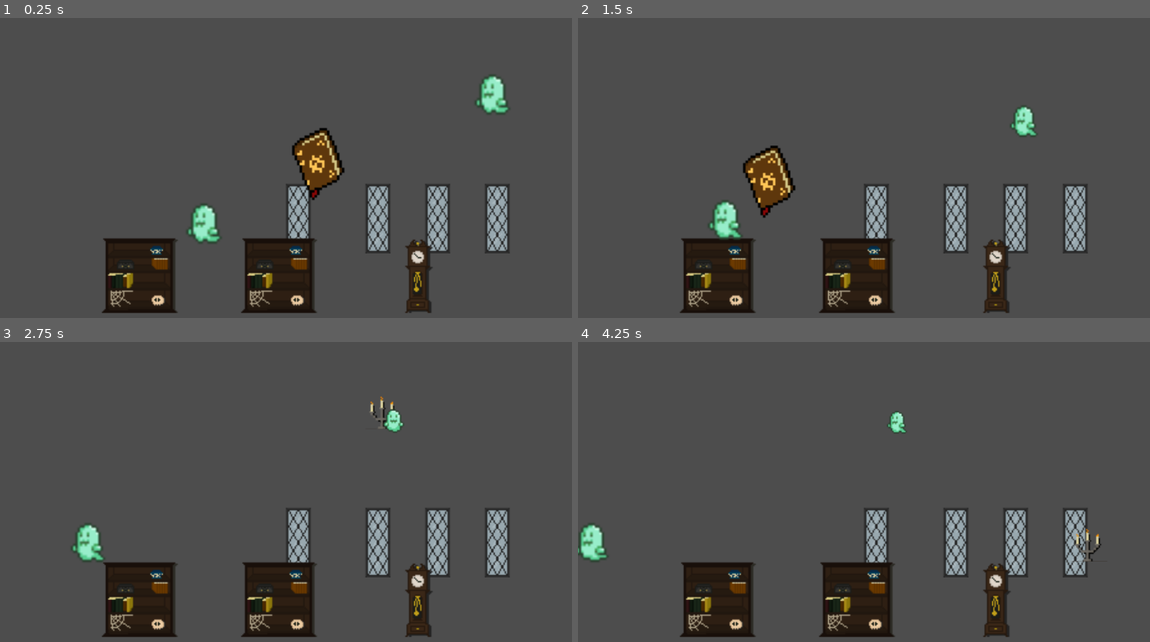
Above: before the commit, frames 1-4 (two rows, left to right).
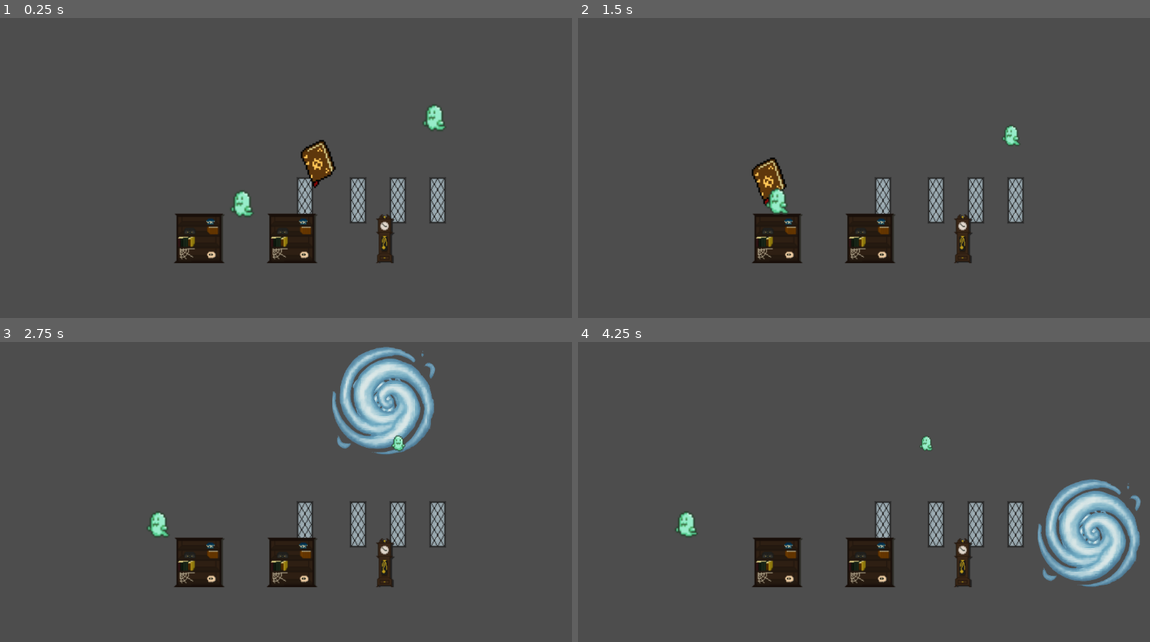
Above: after the commit, the same moments.

Repository: lukakitamura/Who-Turned-Off-the-Lights
Game: Godot game, scene res://Scenes/Level.tscn
Two runs of this game, one before a commit and one after it. Both use one fixed random seed, a clock stepped at 60 frames per second and the inputs below.
Inputs (mouse positions are in pixels of both pictures, inside the frame that each line leads up to):
- Up to frame 1 (0.25 s): no input
- Up to frame 2 (1.5 s): move the mouse to (1035, 147) at 0.52 s; hold Right mouse button (ui_large_zone) 0.53-1.28 s; click (1035, 147) at 0.8 s; move the mouse to (766, 183) at 1.27 s; click (766, 183) at 1.35 s
- Up to frame 3 (2.75 s): right-click (188, 507) at 1.55 s; move the mouse to (383, 408) at 2.02 s; hold Right mouse button (ui_large_zone) from 2.03 s (still down); click (383, 408) at 2.3 s
- Up to frame 4 (4.25 s): move the mouse to (864, 558) at 2.77 s; release Right mouse button (ui_large_zone) at 2.78 s; click (864, 558) at 2.85 s; right-click (864, 558) at 3.05 s; move the mouse to (1087, 543) at 3.52 s; hold Right mouse button (ui_large_zone) from 3.53 s (still down); click (1087, 543) at 3.8 s

The runs differ from the first frame. In frame 1, 14% of the frame differs, in the area x 17-90%, y 18-99%; in frame 2, 14%; in frame 3, 17%, in the area x 12-90%, y 1-99%; in frame 4, 17%.

Commit message:
Vacuum has power
Vacuum has power (no ui for it yet) and will need to recover if the power fully diminishes. Right the scaling between the vacuum and the ghosts and the tilemap are a little out of whack, so bear that in mind when putting the level together

Diff:
--- a/Scenes/Level.tscn
+++ b/Scenes/Level.tscn
@@ -12,7 +12,7 @@
 
 [node name="Camera2D" type="Camera2D" parent="."]
 position = Vector2(200, -48)
-zoom = Vector2(2.25, 2.25)
+zoom = Vector2(1.5, 1.5)
 script = ExtResource("1_vsvp5")
 
 [node name="Vacuum" parent="." instance=ExtResource("1_0ba56")]
--- a/Scenes/Small Ghost.tscn
+++ b/Scenes/Small Ghost.tscn
@@ -167,4 +167,4 @@
 sprite_frames = SubResource("SpriteFrames_ydyqm")
 animation = &"panic"
 autoplay = "drift_left"
-frame_progress = 0.834881
+frame_progress = 0.229856
--- a/Scenes/Vacuum.tscn
+++ b/Scenes/Vacuum.tscn
@@ -1,8 +1,8 @@
-[gd_scene load_steps=12 format=3 uid="uid://dq0cdr0as7md6"]
+[gd_scene load_steps=18 format=3 uid="uid://dq0cdr0as7md6"]
 
 [ext_resource type="Script" uid="uid://cdlwc1j113jmw" path="res://Scripts/vacumm_controller.gd" id="1_bfgji"]
 [ext_resource type="Texture2D" uid="uid://lmwislj7l1go" path="res://Assets/Buttons.png" id="2_gil3x"]
-[ext_resource type="Texture2D" uid="uid://brltrrcyerjjv" path="res://Assets/Haunted House Tile Set.png" id="3_jgswy"]
+[ext_resource type="Texture2D" uid="uid://2bamjed7vg6f" path="res://Assets/Vacuum Swirl.png" id="3_jgswy"]
 
 [sub_resource type="AtlasTexture" id="AtlasTexture_jgswy"]
 atlas = ExtResource("2_gil3x")
@@ -21,39 +21,81 @@
 
 [sub_resource type="AtlasTexture" id="AtlasTexture_13nwr"]
 atlas = ExtResource("3_jgswy")
-region = Rect2(0, 32, 32, 32)
+region = Rect2(0, 0, 512, 512)
+
+[sub_resource type="AtlasTexture" id="AtlasTexture_tx4tc"]
+atlas = ExtResource("3_jgswy")
+region = Rect2(512, 0, 512, 512)
+
+[sub_resource type="AtlasTexture" id="AtlasTexture_y8wun"]
+atlas = ExtResource("3_jgswy")
+region = Rect2(512, 512, 512, 512)
+
+[sub_resource type="AtlasTexture" id="AtlasTexture_c5x14"]
+atlas = ExtResource("3_jgswy")
+region = Rect2(0, 512, 512, 512)
 
 [sub_resource type="SpriteFrames" id="SpriteFrames_tx4tc"]
 animations = [{
 "frames": [{
 "duration": 1.0,
 "texture": SubResource("AtlasTexture_13nwr")
+}, {
+"duration": 1.0,
+"texture": SubResource("AtlasTexture_tx4tc")
+}, {
+"duration": 1.0,
+"texture": SubResource("AtlasTexture_y8wun")
+}, {
+"duration": 1.0,
+"texture": SubResource("AtlasTexture_c5x14")
 }],
 "loop": true,
-"name": &"default",
+"name": &"suck_up",
 "speed": 5.0
 }]
 
 [sub_resource type="CircleShape2D" id="CircleShape2D_gil3x"]
-radius = 71.007
+radius = 36.0555
 
-[sub_resource type="AtlasTexture" id="AtlasTexture_y8wun"]
+[sub_resource type="AtlasTexture" id="AtlasTexture_0if1q"]
 atlas = ExtResource("3_jgswy")
-region = Rect2(0, 64, 32, 32)
+region = Rect2(0, 0, 512, 512)
+
+[sub_resource type="AtlasTexture" id="AtlasTexture_5pymo"]
+atlas = ExtResource("3_jgswy")
+region = Rect2(512, 0, 512, 512)
+
+[sub_resource type="AtlasTexture" id="AtlasTexture_twny6"]
+atlas = ExtResource("3_jgswy")
+region = Rect2(512, 512, 512, 512)
+
+[sub_resource type="AtlasTexture" id="AtlasTexture_b06t3"]
+atlas = ExtResource("3_jgswy")
+region = Rect2(0, 512, 512, 512)
 
 [sub_resource type="SpriteFrames" id="SpriteFrames_c5x14"]
 animations = [{
 "frames": [{
 "duration": 1.0,
-"texture": SubResource("AtlasTexture_y8wun")
+"texture": SubResource("AtlasTexture_0if1q")
+}, {
+"duration": 1.0,
+"texture": SubResource("AtlasTexture_5pymo")
+}, {
+"duration": 1.0,
+"texture": SubResource("AtlasTexture_twny6")
+}, {
+"duration": 1.0,
+"texture": SubResource("AtlasTexture_b06t3")
 }],
 "loop": true,
-"name": &"default",
+"name": &"suck_up",
 "speed": 5.0
 }]
 
 [sub_resource type="CircleShape2D" id="CircleShape2D_jgswy"]
-radius = 136.059
+radius = 71.007
 
 [node name="Vacuum" type="Node2D"]
 script = ExtResource("1_bfgji")
@@ -64,7 +106,12 @@
 [node name="Small Area" type="Area2D" parent="."]
 
 [node name="Small Area Sprite" type="AnimatedSprite2D" parent="Small Area"]
+z_index = -1
+position = Vector2(1, -1.19209e-07)
+scale = Vector2(0.161207, 0.187366)
 sprite_frames = SubResource("SpriteFrames_tx4tc")
+animation = &"suck_up"
+frame_progress = 0.0625231
 
 [node name="Small Area Collider" type="CollisionShape2D" parent="Small Area"]
 shape = SubResource("CircleShape2D_gil3x")
@@ -72,7 +119,12 @@
 [node name="Large Area" type="Area2D" parent="."]
 
 [node name="Large Area Sprite" type="AnimatedSprite2D" parent="Large Area"]
+z_index = -1
+position = Vector2(2, 1)
+scale = Vector2(0.316346, 0.334887)
 sprite_frames = SubResource("SpriteFrames_c5x14")
+animation = &"suck_up"
+frame_progress = 0.975318
 
 [node name="Large Area Collider" type="CollisionShape2D" parent="Large Area"]
 shape = SubResource("CircleShape2D_jgswy")
--- a/Scripts/vacumm_controller.gd
+++ b/Scripts/vacumm_controller.gd
@@ -4,14 +4,24 @@
 var large_zone_ref
 var vacuum_sprite
 
+var large_zone_animator
+var small_zone_animator
+
+var vacuum_power = 100 # vacuum power, won't work if at 0
+const MIN_VACUUM_POWER = 20 # if vacuum dies, won't restart until it has 20 power
+var can_suck = false
+var has_released = true # holding button down forever
+
 func _ready()->void:
 	vacuum_sprite = get_child(0)
 
 	small_zone_ref = get_child(1) # small area is 2nd child of vacuum
+	small_zone_animator = small_zone_ref.get_child(0)
 
 	print(small_zone_ref.name)
 
 	large_zone_ref = get_child(2) # large area is 3rd child of vacuum
+	large_zone_animator = large_zone_ref.get_child(0)
 
 	print(large_zone_ref.name)
 
@@ -22,21 +32,50 @@
 	small_zone_ref.monitorable = false
 
 func _process(delta: float)->void:
+
+	print(vacuum_power)
+
 	self.global_position = get_global_mouse_position()
 
-	if (Input.is_action_pressed("ui_small_zone")): # suck while button is held
-		small_zone_ref.visible = true
-		small_zone_ref.monitoring = true
+	if (Input.is_action_just_released("ui_small_zone") || Input.is_action_just_released("ui_large_zone")):
+		has_released = true
+
+	if (can_suck):
+		if (Input.is_action_pressed("ui_small_zone")): # suck while button is held
+			small_zone_ref.visible = true
+			small_zone_ref.monitoring = true
+			small_zone_animator.play("suck_up")
+			vacuum_power -= 20 * delta
+			has_released = false
+		elif (Input.is_action_pressed("ui_large_zone")):
+			large_zone_ref.visible = true
+			large_zone_ref.monitoring = true
+			large_zone_animator.play("suck_up")
+			vacuum_power -= 30 * delta
+			has_released = false
+		else:
+			small_zone_ref.visible = false
+			small_zone_ref.monitoring = false
+			small_zone_animator.stop()
+			large_zone_ref.visible = false
+			large_zone_ref.monitoring = false
+			large_zone_animator.stop()
 	else:
 		small_zone_ref.visible = false
 		small_zone_ref.monitoring = false
-
-	if (Input.is_action_pressed("ui_large_zone")):
-		large_zone_ref.visible = true
-		large_zone_ref.monitoring = true
-	else:
+		small_zone_animator.stop()
 		large_zone_ref.visible = false
 		large_zone_ref.monitoring = false
+		large_zone_animator.stop()
+
+	if (vacuum_power < 100 && has_released):
+			vacuum_power += 20 * delta
+
+	if (vacuum_power <= 0):
+		can_suck = false
+
+	if vacuum_power >= MIN_VACUUM_POWER:
+		can_suck = true
 
 	if (large_zone_ref.visible == true || small_zone_ref.visible == true):
 		vacuum_sprite.visible = false
Binary file added: Assets/Vacuum Swirl.png
Not shown, added: Assets/Vacuum Swirl.png.import
Not shown, changed: README.md
